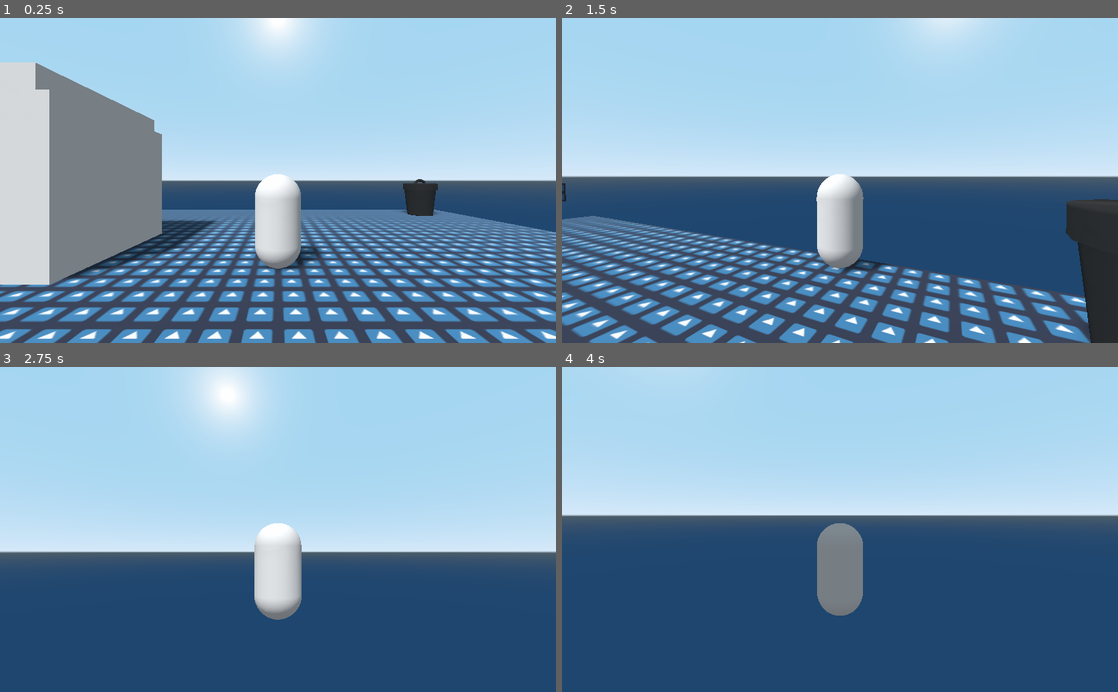
Above: before the commit, frames 1-4 (two rows, left to right).
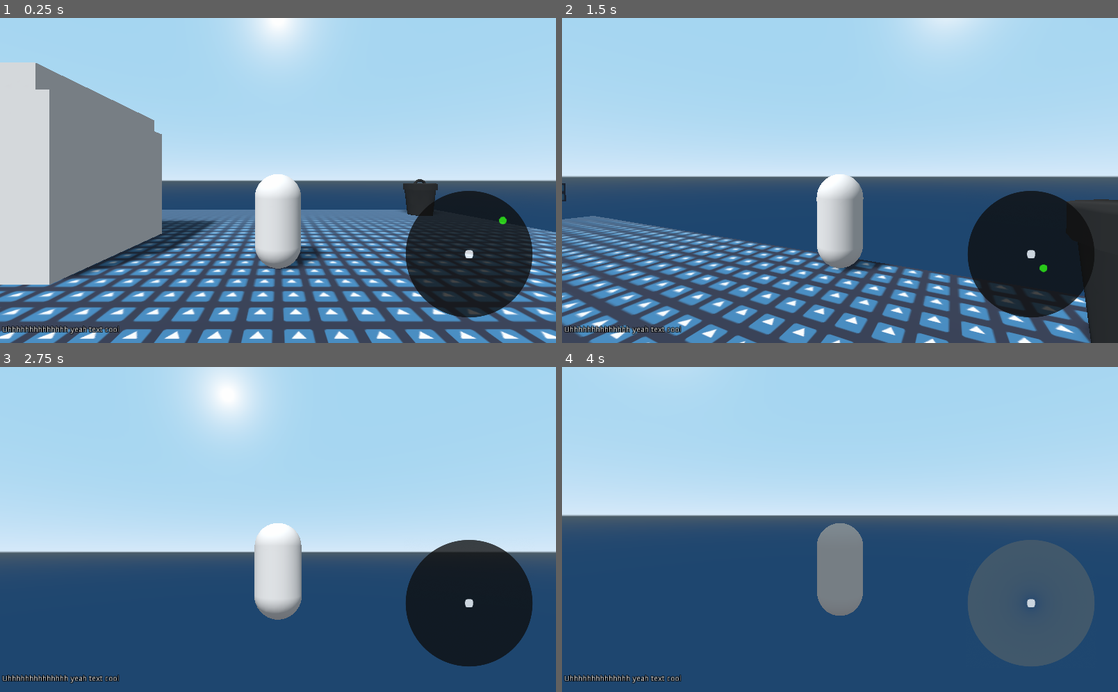
Above: after the commit, the same moments.

Repository: dotdotmod/ddm-acerola-jam-0-main
Game: Godot game, scene res://assets/native/levels/test_stage.tscn
The game is run twice, just before and just after one commit, with the same random seed, the same clock (stepped at 60 frames per second) and the same inputs. The engine's default icon, where the game draws it, is replaced by a stand-in: a white triangle on a blue panel in a dark square.
Inputs (mouse positions are in pixels of both pictures, inside the frame that each line leads up to):
- Up to frame 1 (0.25 s): no input
- Up to frame 2 (1.5 s): tap Enter at 0.5 s; move the mouse to (867, 180) at 0.52 s; hold Shift (sprint) 0.53-1.28 s; hold W (move_forward) from 0.53 s (still down); move the mouse to (812, 180) at 1.27 s; tap Shift (sprint) at 1.35 s
- Up to frame 3 (2.75 s): keep holding W (move_forward); move the mouse to (289, 523) at 2.02 s; hold Shift (sprint) from 2.03 s (still down)
- Up to frame 4 (4 s): keep holding W (move_forward); tap Space at 2.75 s; move the mouse to (834, 536) at 2.77 s; release Shift (sprint) at 2.78 s; tap Shift (sprint) at 2.85 s; move the mouse to (878, 532) at 3.52 s; hold Shift (sprint) from 3.53 s (still down)

The runs differ from the first frame. In frame 1, 7.3% of the frame differs, in the area x 0-96%, y 53-98%; in frame 2, 6.8%; in frame 3, 7.4%; in frame 4, 7.1%.

Commit message:
minimap added

Diff:
--- a/assets/native/character/player.tscn
+++ b/assets/native/character/player.tscn
@@ -1,7 +1,8 @@
-[gd_scene load_steps=5 format=2]
+[gd_scene load_steps=11 format=2]
 
 [ext_resource path="res://assets/native/scripts/player.gd" type="Script" id=1]
 [ext_resource path="res://assets/native/scripts/camera_system.gd" type="Script" id=2]
+[ext_resource path="res://assets/import/images/ui/map_mask.png" type="Texture" id=3]
 
 [sub_resource type="CapsuleShape" id=2]
 radius = 0.5
@@ -9,6 +10,37 @@
 [sub_resource type="CapsuleMesh" id=1]
 radius = 0.5
 radial_segments = 32
+
+[sub_resource type="Shader" id=5]
+code = "shader_type canvas_item;
+
+uniform sampler2D mask;
+
+void fragment() {
+	COLOR = texture(TEXTURE, UV);
+
+	vec2 uv2 = UV;
+	uv2.y = 1.0 - uv2.y;
+	COLOR.a = texture(mask, uv2).r;
+}"
+
+[sub_resource type="ShaderMaterial" id=6]
+shader = SubResource( 5 )
+shader_param/mask = ExtResource( 3 )
+
+[sub_resource type="SpatialMaterial" id=4]
+flags_unshaded = true
+
+[sub_resource type="CylinderMesh" id=3]
+material = SubResource( 4 )
+height = 1.0
+radial_segments = 32
+
+[sub_resource type="Theme" id=7]
+Label/colors/font_color = Color( 1, 1, 1, 1 )
+Label/colors/font_color_shadow = Color( 0, 0, 0, 1 )
+Label/colors/font_outline_modulate = Color( 0, 0, 0, 1 )
+Label/constants/shadow_as_outline = 2
 
 [node name="player" type="KinematicBody" groups=["Player"]]
 script = ExtResource( 1 )
@@ -33,5 +65,67 @@
 margin = 0.5
 
 [node name="Camera" type="Camera" parent="camera_system/camera_pivot"]
+cull_mask = 1048573
 near = 0.04
 far = 8192.0
+
+[node name="UI" type="Control" parent="."]
+anchor_right = 1.0
+anchor_bottom = 1.0
+
+[node name="minimap" type="Control" parent="UI"]
+anchor_left = 1.0
+anchor_top = 1.0
+anchor_right = 1.0
+anchor_bottom = 1.0
+margin_left = -280.0
+margin_top = -284.0
+margin_right = -39.0
+margin_bottom = -45.0
+
+[node name="ViewportContainer" type="ViewportContainer" parent="UI/minimap"]
+material = SubResource( 6 )
+anchor_right = 1.0
+anchor_bottom = 1.0
+
+[node name="Viewport" type="Viewport" parent="UI/minimap/ViewportContainer"]
+size = Vector2( 240, 240 )
+handle_input_locally = false
+fxaa = true
+render_target_update_mode = 3
+
+[node name="minimap elements" type="Spatial" parent="UI/minimap/ViewportContainer/Viewport"]
+
+[node name="minimap camera" type="Camera" parent="UI/minimap/ViewportContainer/Viewport/minimap elements"]
+transform = Transform( 1, 0, 0, 0, -4.37114e-08, 1, 0, -1, -4.37114e-08, 0, 10, 0 )
+cull_mask = 2
+projection = 1
+size = 30.0
+
+[node name="MeshInstance" type="MeshInstance" parent="UI/minimap/ViewportContainer/Viewport/minimap elements"]
+transform = Transform( 1, 0, 0, 0, 1, 0, 0, 0, 1, 0, -2.59736, 0 )
+layers = 2
+cast_shadow = 0
+mesh = SubResource( 3 )
+
+[node name="guide" type="Control" parent="UI"]
+anchor_top = 1.0
+anchor_bottom = 1.0
+margin_top = -47.0
+margin_right = 765.0
+
+[node name="HBoxContainer" type="HBoxContainer" parent="UI/guide"]
+anchor_right = 1.0
+anchor_bottom = 1.0
+
+[node name="MarginContainer" type="MarginContainer" parent="UI/guide/HBoxContainer"]
+margin_right = 10.0
+margin_bottom = 47.0
+
+[node name="Label" type="Label" parent="UI/guide/HBoxContainer"]
+margin_left = 4.0
+margin_top = 16.0
+margin_right = 220.0
+margin_bottom = 30.0
+theme = SubResource( 7 )
+text = "Uhhhhhhhhhhhhhh yeah text cool"
--- a/assets/native/levels/test_stage.tscn
+++ b/assets/native/levels/test_stage.tscn
@@ -21,6 +21,25 @@
 
 [sub_resource type="ConcavePolygonShape" id=5]
 data = PoolVector3Array( -0.5, 2, 2, 0.5, 2, 2, -0.5, -2, 2, 0.5, 2, 2, 0.5, -2, 2, -0.5, -2, 2, 0.5, 2, -2, -0.5, 2, - …(356 unchanged characters)…
+
+[sub_resource type="SpatialMaterial" id=8]
+flags_unshaded = true
+params_cull_mode = 2
+albedo_color = Color( 0.054902, 0.054902, 0.054902, 1 )
+
+[sub_resource type="QuadMesh" id=9]
+material = SubResource( 8 )
+size = Vector2( 200, 200 )
+
+[sub_resource type="SpatialMaterial" id=10]
+flags_unshaded = true
+albedo_color = Color( 0.176471, 0.941176, 0, 1 )
+
+[sub_resource type="CylinderMesh" id=11]
+material = SubResource( 10 )
+top_radius = 0.85
+bottom_radius = 0.85
+radial_segments = 32
 
 [sub_resource type="ProceduralSky" id=7]
 ground_bottom_color = Color( 0.121569, 0.278431, 0.439216, 1 )
@@ -105,14 +124,29 @@
 
 [node name="level assets" type="Spatial" parent="."]
 
+[node name="garbage_can" parent="level assets" instance=ExtResource( 3 )]
+transform = Transform( 1, 0, 0, 0, 1, 0, 0, 0, 1, 7.77068, 0.5, -7.72329 )
+
+[node name="minimap elements" type="Spatial" parent="."]
+
+[node name="bottom" type="MeshInstance" parent="minimap elements"]
+transform = Transform( 1, 0, 0, 0, -4.37114e-08, -1, 0, 1, -4.37114e-08, 0, -29.8199, 0 )
+layers = 2
+cast_shadow = 0
+mesh = SubResource( 9 )
+
+[node name="MeshInstance" type="MeshInstance" parent="minimap elements"]
+transform = Transform( 1, 0, 0, 0, 1, 0, 0, 0, 1, 7.75449, 1.1243, -7.73532 )
+layers = 2
+cast_shadow = 0
+mesh = SubResource( 11 )
+
 [node name="DirectionalLight" type="DirectionalLight" parent="."]
 transform = Transform( 0.86314, 0.399615, -0.308702, 0, 0.611334, 0.791373, 0.504965, -0.683066, 0.527667, 0, 0, 0 )
 light_energy = 0.9
 shadow_enabled = true
 directional_shadow_blend_splits = true
+directional_shadow_max_distance = 70.0
 
 [node name="WorldEnvironment" type="WorldEnvironment" parent="."]
 environment = SubResource( 6 )
-
-[node name="garbage_can" parent="." instance=ExtResource( 3 )]
-transform = Transform( 1, 0, 0, 0, 1, 0, 0, 0, 1, 7.77068, 0.5, -7.72329 )
--- a/assets/native/scripts/player.gd
+++ b/assets/native/scripts/player.gd
@@ -11,7 +11,8 @@
 onready var camera = $camera_system/camera_pivot/Camera
 onready var camera_core = $camera_system
 onready var model_core = $model_core
-
+onready var minimap_elements = $"UI/minimap/ViewportContainer/Viewport/minimap elements"
+onready var minimap_camera_element = $"UI/minimap/ViewportContainer/Viewport/minimap elements/minimap camera"
 
 func _physics_process(delta):
 
@@ -47,3 +48,8 @@
 
 	#Move and slide
 	move_and_slide(velocity, Vector3.UP)
+
+func _process(delta):
+	#Minimap stuff
+	minimap_elements.global_translation = global_translation
+	minimap_camera_element.global_rotation.y = camera.global_rotation.y
--- a/project.godot
+++ b/project.godot
@@ -69,6 +69,11 @@
  ]
 }
 
+[layer_names]
+
+3d_render/layer_1="Main"
+3d_render/layer_2="Minimap"
+
 [physics]
 
 common/enable_pause_aware_picking=true
Binary file added: assets/import/images/ui/map_mask.png
Not shown, added: assets/import/images/ui/map_mask.png.import
Not shown: 1 places in assets/native/levels/test_stage.tscn that only renumber resources
